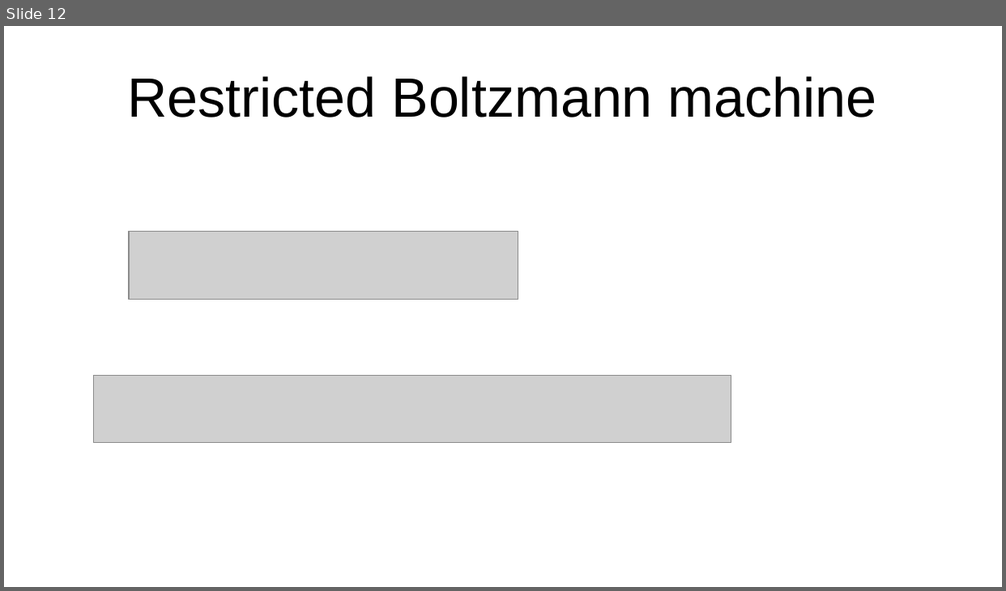
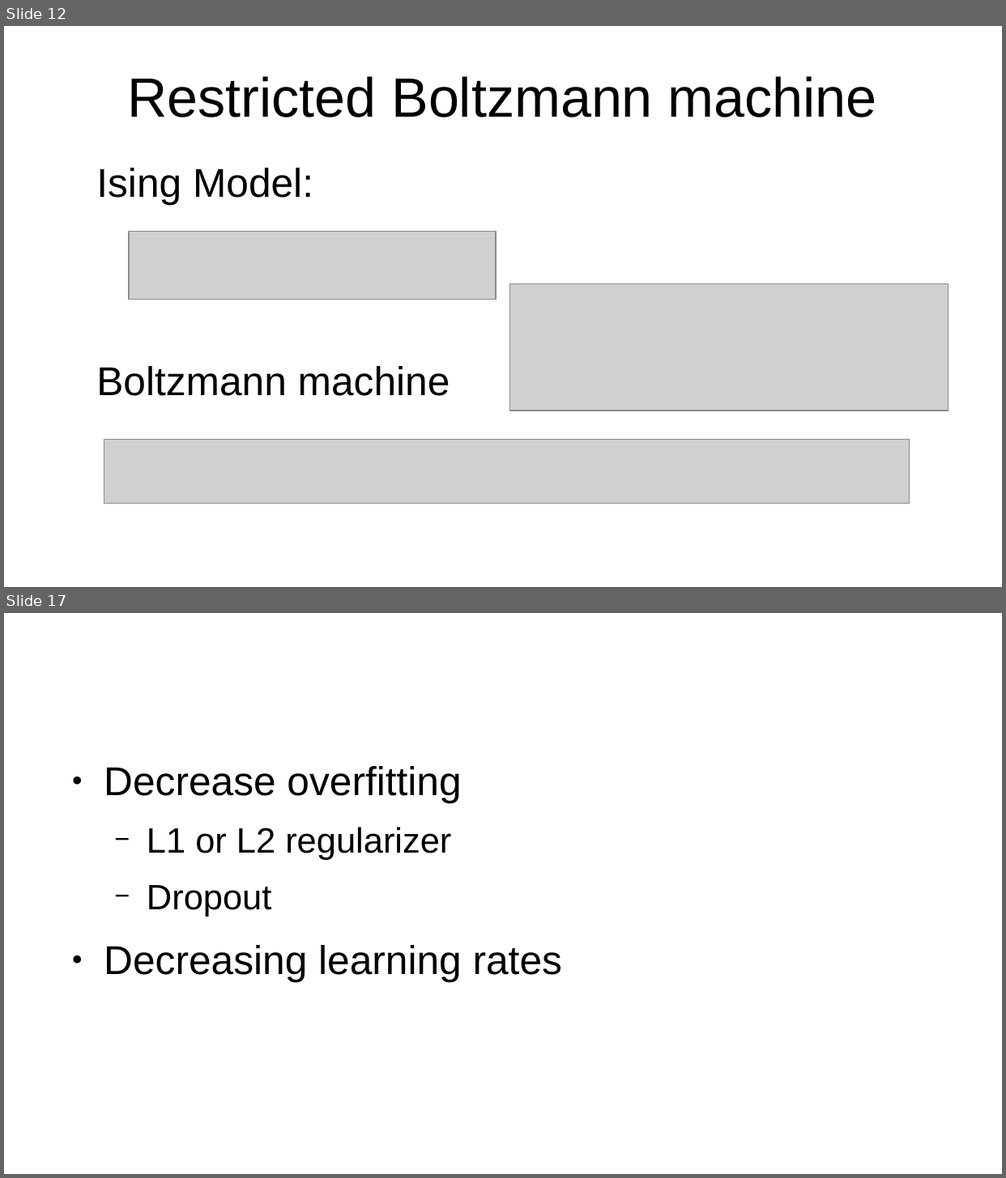
Before and after one commit to Xmann02/Boltzmann, a slide deck: Presentation.odp. Shown one above the other, each under a label of ours: slide 12 before the commit, slides 12 and 17 after it; the slides between them are not shown. The pictures are 1006x591 and 1006x1178 pixels, drawn with LibreOffice and Linux fonts; fonts in the diff are those of the drawing; grey boxes stand for pictures. Boxes give left, top, right and bottom in pixels: in the first picture for what was removed or moved away, otherwise in the second. Text is boxed around its words. In the diff, an @@ line names an element or a change of style, - is before the commit and + after.

```diff
--- a/Presentation.odp
+++ b/Presentation.odp
@@ slide 17 added at [4,613,1002,1174], background #FFFFFF @@
@@ text added at [104,766,562,982], 32 pt, text #000000 @@
+● Decrease overfitting
+  − L1 or L2 regularizer
+  − Dropout
+● Decreasing learning rates
@@ slide 12 changed as well @@
@@ text added at [96,168,450,396], 32 pt, text #000000 @@
+Ising Model:
+Boltzmann machine
@@ picture: place and size @@
-picture at [129,232,518,300]
+picture at [129,232,496,300]
@@ picture added at [510,284,948,411] @@
@@ picture: place and size @@
-picture at [94,376,731,442]
+picture at [104,440,910,504]
```
Also in this commit, not shown: 6 other slides changed, 7 other slides added, 6 slides removed.
